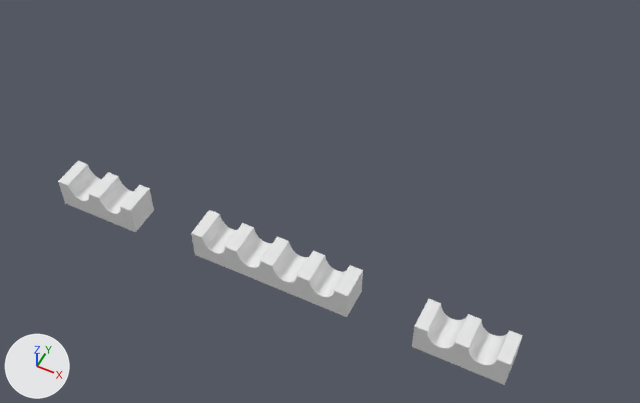
What one commit did to the Blender file jegol_head.blend.
One viewpoint serves both versions: a 50 mm lens placed at (16.4, -27.1, 43.5), pointed at (-0.3, 6.3, 1.8). The lights are fixed; the arrows at lower left show +X, +Y and +Z.
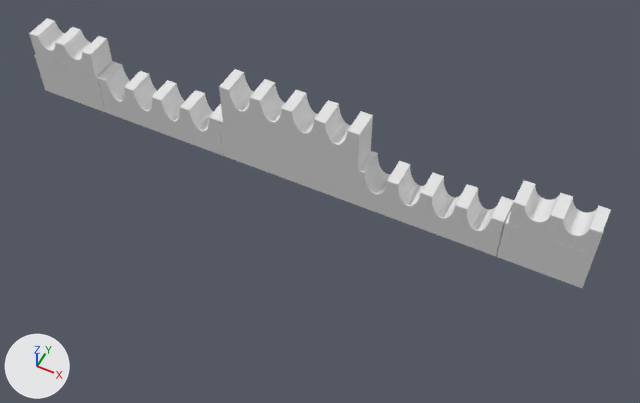
Location of each change, [x1, y1, x2, y2] in pixels of the pictures (640 x 403 px):
'Cube.005', added: after [35, 55, 603, 288]
'Cube', moved, rescaled (10% narrower): before [191, 210, 363, 317]; after [219, 69, 373, 170]
'Cube.001', moved: before [412, 299, 523, 385]; after [508, 180, 611, 254]
'Cube.002', moved: before [58, 161, 154, 232]; after [29, 18, 112, 77]

Patch to the scene script:
```diff
--- a/jegol_head.blend.py
+++ b/jegol_head.blend.py
@@ me_cube_010 @@
+me_cube_010.from_pydata(...)  # 316 vertices, 166 faces; spans x -4.1..4.1, y -1.01..1.0, z -1.0..1.0
@@ ob_cube @@
 ob_cube = bpy.data.objects.new('Cube', me_cube_004)
-ob_cube.location = (0.01, 0.0, 3.0)
+ob_cube.location = (-4.08, 10.23, 4.01)
 ob_cube.rotation_euler = (0.0, 0.0, 1.571)  # degrees (0, 0, 90)
-ob_cube.scale = (1.0, 5.0, 1.0)
+ob_cube.scale = (1.0, 5.0, 1.58)
@@ ob_cube_001 @@
 ob_cube_001 = bpy.data.objects.new('Cube.001', me_cube_005)
-ob_cube_001.location = (14.02, -0.2, 3.06)
+ob_cube_001.location = (15.95, 10.23, 3.42)
 ob_cube_001.rotation_euler = (0.0, 0.0, 1.571)  # degrees (0, 0, 90)
@@ ob_cube_002 @@
 ob_cube_002 = bpy.data.objects.new('Cube.002', me_cube_007)
-ob_cube_002.location = (-9.39, -0.16, 3.03)
+ob_cube_002.location = (-19.84, 10.23, 3.45)
 ob_cube_002.rotation_euler = (0.0, 0.0, 1.571)  # degrees (0, 0, 90)
@@ ob_cube_005 @@
+ob_cube_005 = bpy.data.objects.new('Cube.005', me_cube_010)
+ob_cube_005.location = (-4.34, 10.23, 0.77)
+ob_cube_005.scale = (5.03, 1.0, 1.66)
```
